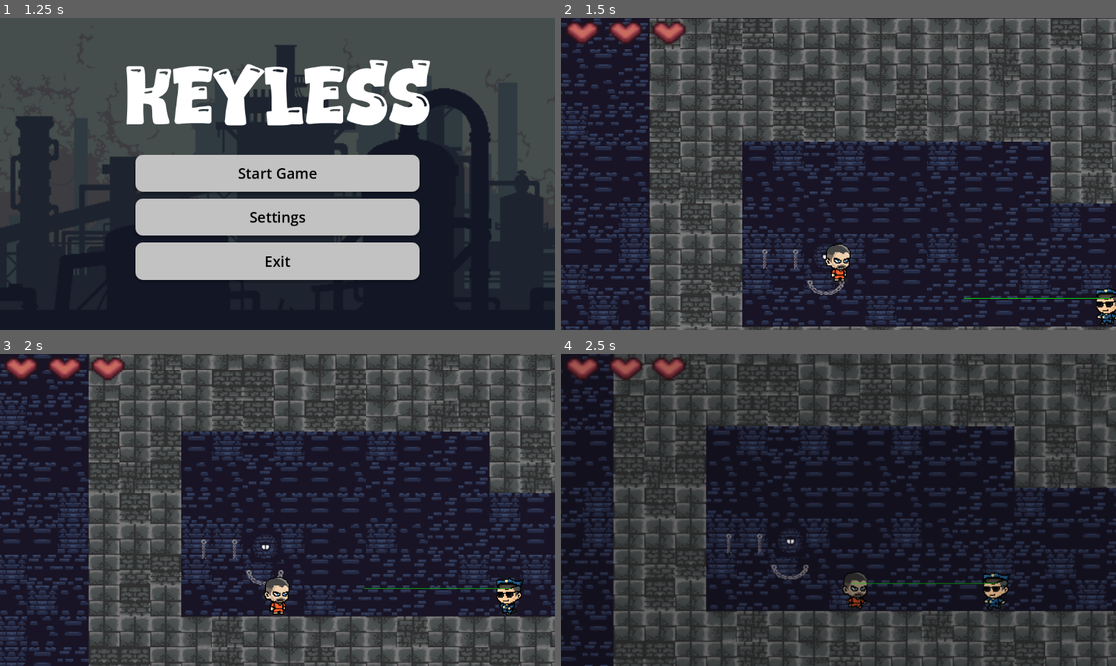
Above: before the commit, frames 1-4 (two rows, left to right).
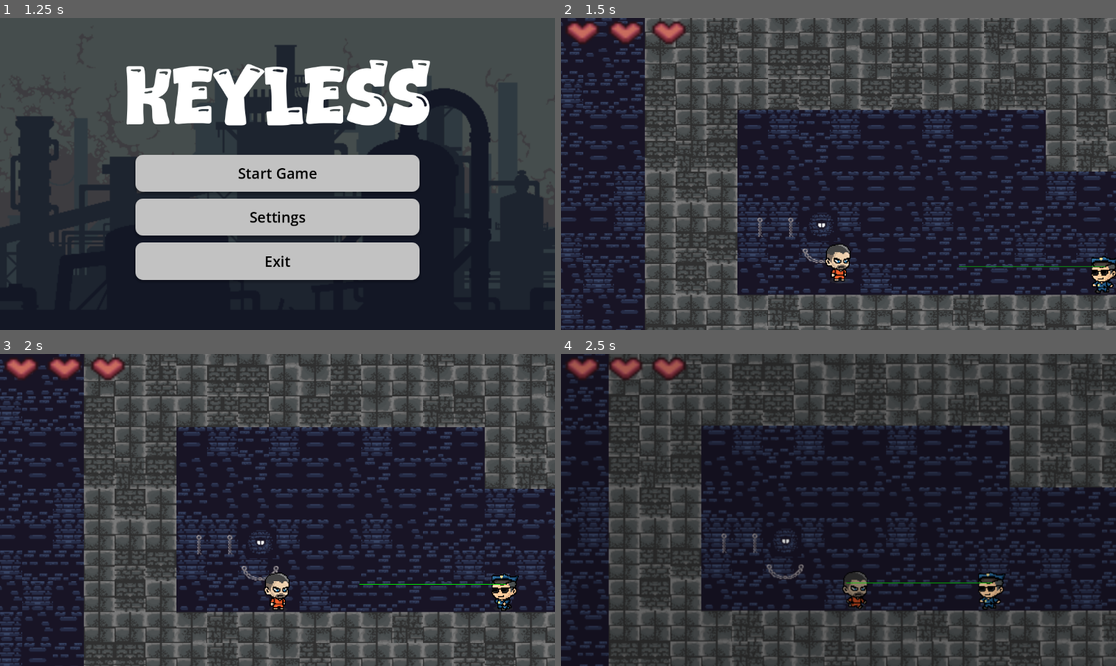
Above: after the commit, the same moments.

Repository: GSalise/Keyless
Game: Godot game, scene res://objects/ui/loading-screen/loading_screen.tscn
The game is run twice, just before and just after one commit, with the same random seed, the same clock (stepped at 60 frames per second) and the same inputs.
Inputs (mouse positions are in pixels of both pictures, inside the frame that each line leads up to):
- Up to frame 1 (1.25 s): tap Enter at 0.5 s; move the mouse to (399, 158) at 0.52 s; hold D (move_right) from 0.53 s (still down); tap S (stealth) at 0.6 s; tap Space (jump) at 0.77 s
- Up to frame 2 (1.5 s): release D (move_right) at 1.25 s; click "Start Game" at 1.25 s
- Up to frame 3 (2 s): no input
- Up to frame 4 (2.5 s): move the mouse to (727, 525) at 2.02 s; hold D (move_right) from 2.03 s (still down); tap S (stealth) at 2.1 s; tap Space (jump) at 2.27 s

Frame 1 is identical in both runs. In frame 2, 44% of the frame differs, in the area x 0-100%, y 0-100%; in frame 3, 37%; in frame 4, 18%.

Commit message:
nit: fixed victory placement

Diff:
--- a/objects/guard.tscn
+++ b/objects/guard.tscn
@@ -39,7 +39,7 @@
 [sub_resource type="RectangleShape2D" id="RectangleShape2D_fmmlp"]
 size = Vector2(374.25, 300)
 
-[node name="CharacterBody2D" type="CharacterBody2D" unique_id=474725346]
+[node name="CharacterBody2D" type="CharacterBody2D" unique_id=474725346 groups=["enemy"]]
 script = ExtResource("1_3cjrp")
 
 [node name="GuardAnimatedSprite" type="AnimatedSprite2D" parent="." unique_id=1800571662]
--- a/objects/player.tscn
+++ b/objects/player.tscn
@@ -33,7 +33,7 @@
 radius = 207.0
 height = 722.0
 
-[node name="CharacterBody2D" type="CharacterBody2D" unique_id=375027641]
+[node name="CharacterBody2D" type="CharacterBody2D" unique_id=375027641 groups=["player"]]
 scale = Vector2(0.05, 0.05)
 script = ExtResource("1_nmc1l")
 
--- a/project.godot
+++ b/project.godot
@@ -23,6 +23,7 @@
 
 world-boundary="This is used for world boundary death zones"
 player=""
+enemy=""
 
 [input]
 
--- a/scenes/prison_lvl_1.tscn
+++ b/scenes/prison_lvl_1.tscn
@@ -451,8 +451,8 @@
 4:2/0 = 0
 
 [sub_resource type="TileSet" id="TileSet_uwhjt"]
-physics_layer_0/collision_layer = 2
-physics_layer_0/collision_mask = 2
+physics_layer_0/collision_layer = 128
+physics_layer_0/collision_mask = 128
 physics_layer_0/collision_priority = 2.0
 sources/0 = SubResource("TileSetAtlasSource_tr5xq")
 sources/2 = SubResource("TileSetAtlasSource_uwhjt")
@@ -932,8 +932,8 @@
 tile_map_data = PackedByteArray("AAAiAPX/AAAFAAMAAAAiAPb/AAAJAAMAAAAiAPf/AAAFAAMAAAAiAPj/AAAJAAMAAAATAPX/AAAIAAUAAAATAP …(944 unchanged characters)…
 tile_set = SubResource("TileSet_kaxik")
 
-[node name="CharacterBody2D" parent="." unique_id=375027641 groups=["player"] instance=ExtResource("4_f7i2g")]
-position = Vector2(-348.99988, 535)
+[node name="CharacterBody2D" parent="." unique_id=375027641 instance=ExtResource("4_f7i2g")]
+position = Vector2(-343.99988, 568)
 
 [node name="WorldBorder" type="Area2D" parent="." unique_id=1707261871]
 position = Vector2(477, 729)
--- a/scripts/prison_lvl_1.gd
+++ b/scripts/prison_lvl_1.gd
@@ -96,8 +96,14 @@
 	label.text = "Victory"
 	label.horizontal_alignment = HORIZONTAL_ALIGNMENT_CENTER
 	label.vertical_alignment = VERTICAL_ALIGNMENT_CENTER
-	label.set_anchors_preset(Control.PRESET_CENTER)
-	label.position = Vector2.ZERO
+	label.set_anchor(SIDE_LEFT, 0)
+	label.set_anchor(SIDE_TOP, 0)
+	label.set_anchor(SIDE_RIGHT, 1)
+	label.set_anchor(SIDE_BOTTOM, 1)
+	label.offset_left = 0
+	label.offset_top = 0
+	label.offset_right = 0
+	label.offset_bottom = 0
 	label.add_theme_font_override("font", _victory_font)
 	label.add_theme_font_size_override("font_size", 96)
 	label.add_theme_color_override("font_color", Color(1, 0.96, 0.82, 1))
Not shown: 1 places in scenes/prison_lvl_1.tscn that only renumber resources
